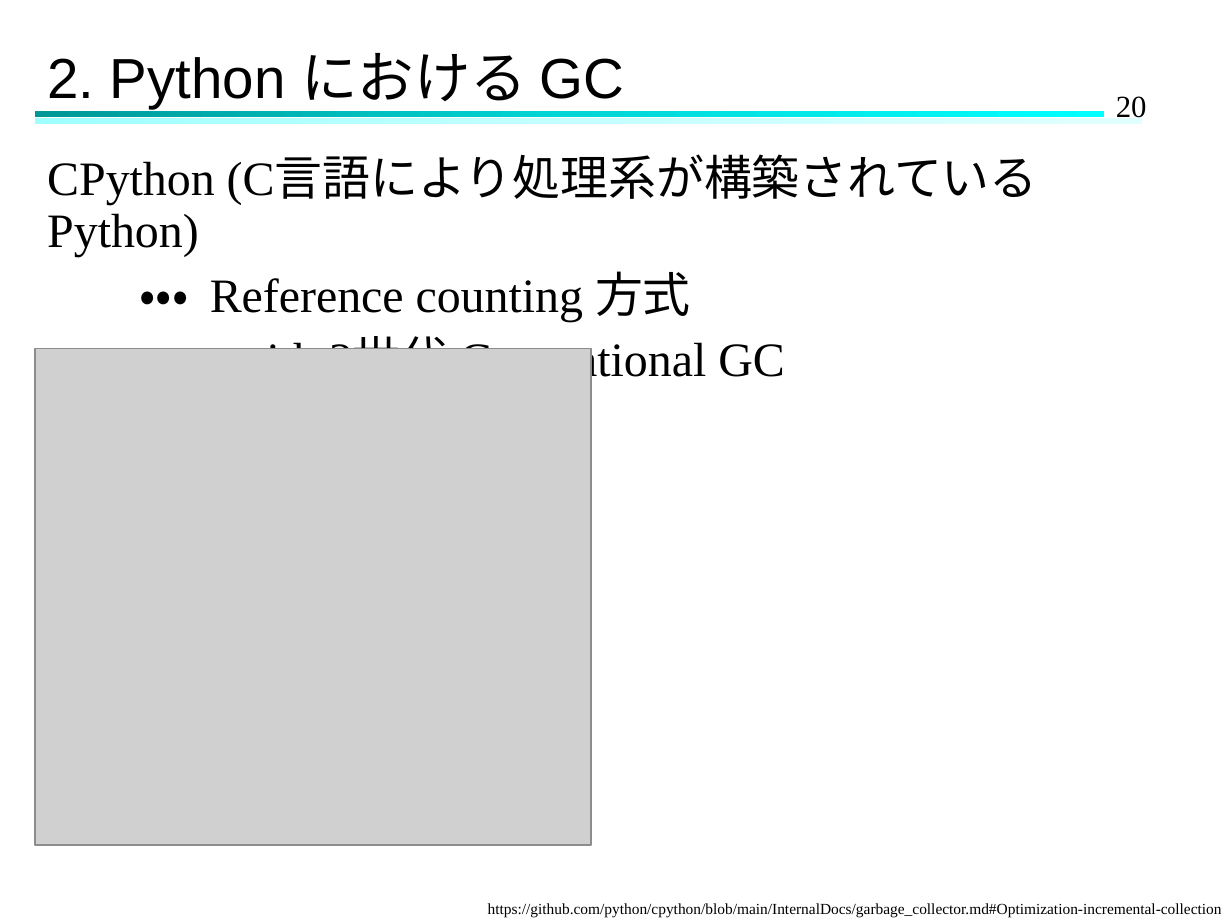
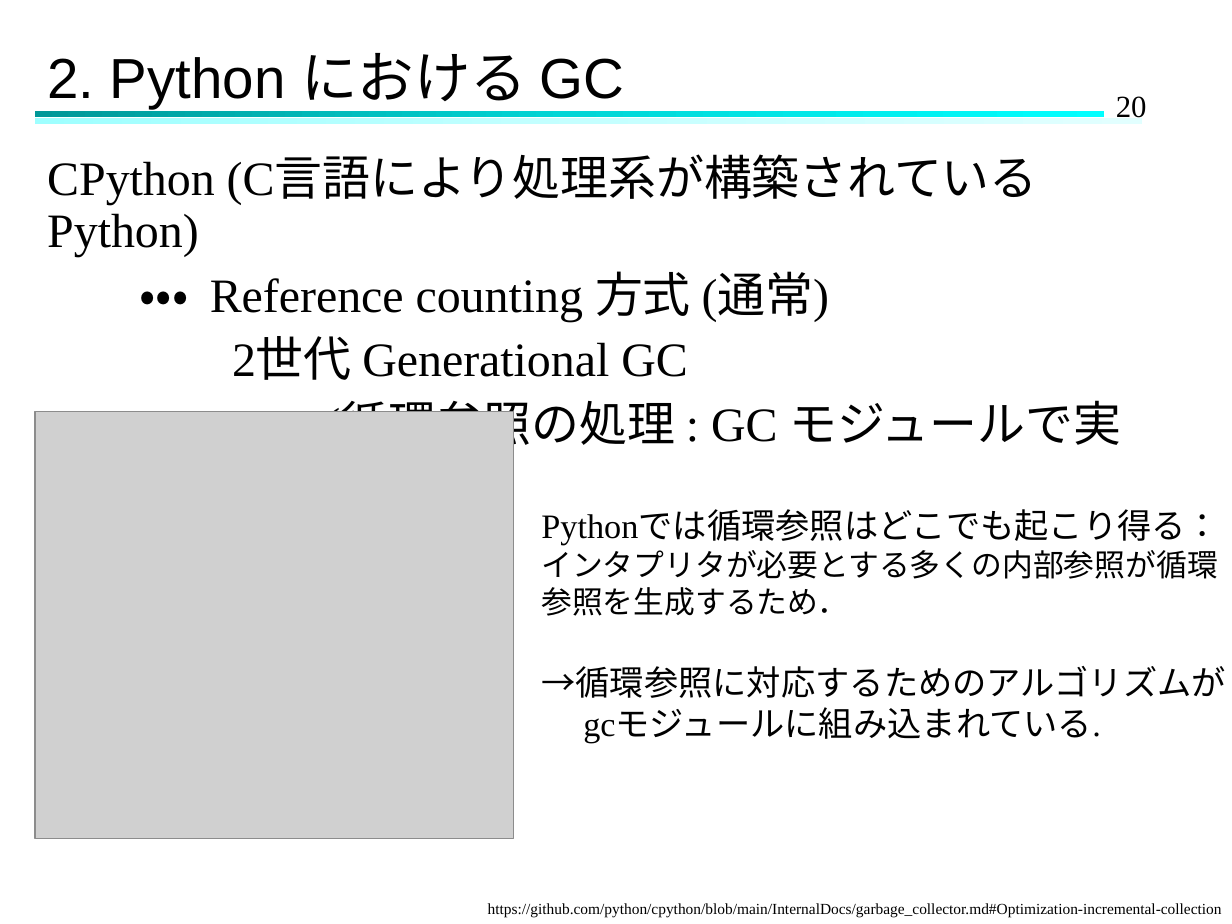
Before and after one commit to Hinata-Mikami/HinataMikami, a slide deck: slide 20 of 研究室関連/ゼミ/2024.11.27ゼミ.pptx. Drawn at 1232x924 pixels with LibreOffice and Linux fonts; fonts in the diff are those of the drawing; grey boxes stand for pictures. Boxes give left, top, right and bottom in pixels: in the first picture for what was removed or moved away, otherwise in the second. Text is boxed around its words. In the diff, an @@ line names an element or a change of style, - is before the commit and + after.

```diff
--- a/研究室関連/ゼミ/2024.11.27ゼミ.pptx
+++ b/研究室関連/ゼミ/2024.11.27ゼミ.pptx
@@ text at box(140, 271, 1122, 451): text changed @@
-・・・ Reference counting 方式
-with 2世代 Generational GC
+・・・ Reference counting 方式 (通常)
+2世代 Generational GC
+(循環参照の処理 : GC モジュールで実装)
@@ picture: place and size @@
-picture at box(34, 349, 590, 845)
+picture at box(34, 411, 513, 839)
@@ text added at box(541, 511, 1226, 743), 20 pt, text #000000 @@
+Pythonでは循環参照はどこでも起こり得る：
+インタプリタが必要とする多くの内部参照が循環参照を生成するため．
+→循環参照に対応するためのアルゴリズムが
+gcモジュールに組み込まれている.
```
Also in this commit, not shown: 14 other slides changed, 12 slides added, 2 other files.
